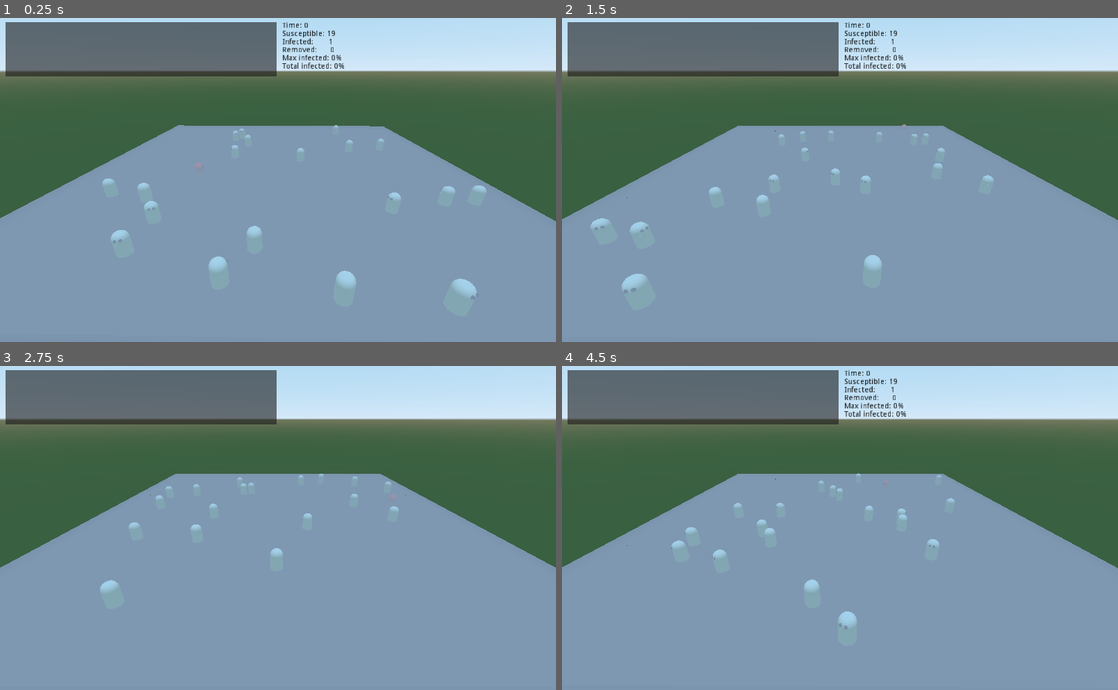
Above: before the commit, frames 1-4 (two rows, left to right).
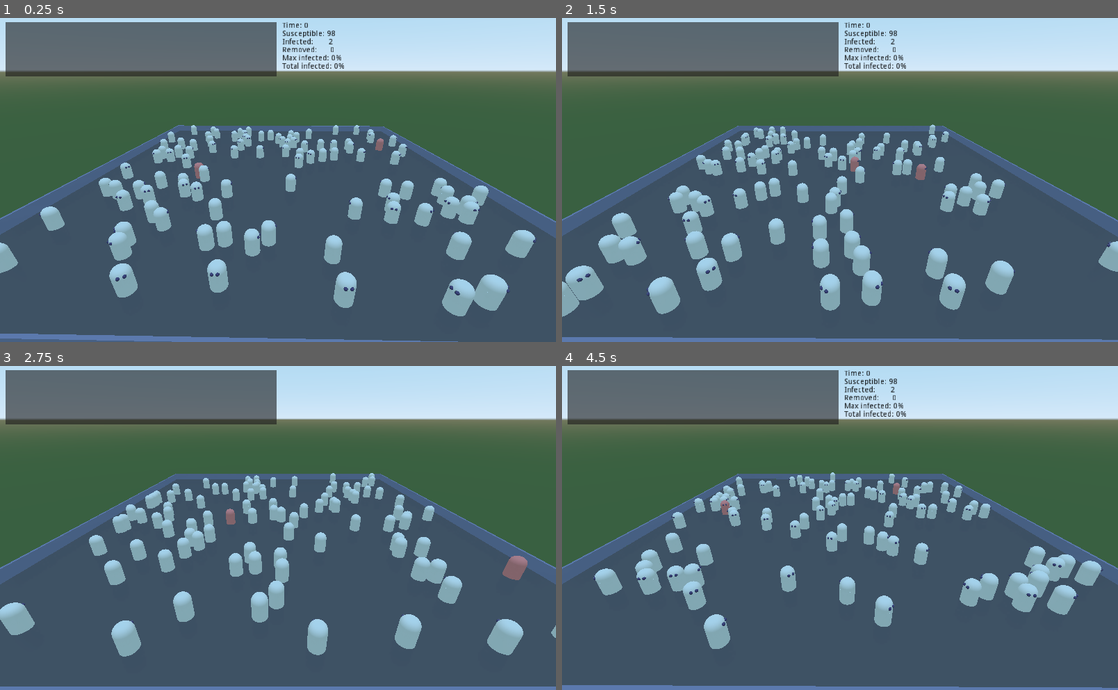
Above: after the commit, the same moments.

Repository: JontePonte/Hattifnatter
Game: Godot game, scene res://Main.tscn
Two runs of this game, one before a commit and one after it. Both use one fixed random seed, a clock stepped at 60 frames per second and the inputs below.
Inputs:
- Up to frame 1 (0.25 s): no input
- Up to frame 2 (1.5 s): tap Enter at 0.5, 1.35 s; hold Enter 0.53-1.28 s
- Up to frame 3 (2.75 s): hold Enter from 2.03 s (still down)
- Up to frame 4 (4.5 s): release Enter at 2.78 s; tap Enter at 2.85, 4.35 s; hold Enter 3.53-4.28 s

The runs differ from the first frame. In frame 1, 50% of the frame differs, in the area x 0-100%, y 3-100%; in frame 2, 51%; in frame 3, 52%; in frame 4, 52%.

Commit message:
Added hatt max speed and social distance

Diff:
--- a/GlobalVars.gd
+++ b/GlobalVars.gd
@@ -1,18 +1,21 @@
 extends Node
 
 # Total number of hattifnatts and how many of the start as infected
-var hatt_total = 20
-var hatt_inf_start = 1
+var hatt_total = 100
+var hatt_inf_start = 2
 
 # Variables for hattifnatt movement
 var hatt_prob_acc_change_percent = 50
 var hatt_speed = 2
+var hatt_speed_max = 3
 
 # Variabls for infection
 var inf_prob_spread = 10
 var inf_prob_removed = 2
 
 var inf_spread_size = 15
+
+var social_distance_strength = 3
 
 # World variabels
 var floor_size_x = 80
--- a/Hattifnatt.gd
+++ b/Hattifnatt.gd
@@ -5,6 +5,7 @@
 var movement = Vector3()
 var velocity = Vector3(0, 0, 0)
 var acceleration = Vector3(0, 0, 0)
+var velocity_max = GlobalVars.hatt_speed_max
 
 var forward_pos = Vector3()
 
@@ -39,6 +40,7 @@
 		acceleration.x = (0.5 - randf())
 		acceleration.z = (0.5 - randf())
 
+	social_distance(get_bodies_inside_sozial_area())
 
 	if is_on_wall():
 		if test_move(transform, Vector3(delta,0,0)):
@@ -57,6 +59,9 @@
 	# Calculate new velocity for the hattifnatt
 	velocity.x += acceleration.x * speed * delta
 	velocity.z += acceleration.z * speed * delta
+	if pow((velocity.x + velocity.z),2) > pow(velocity_max,2):
+		velocity.x *= 0.9
+		velocity.z *= 0.9
 
 	# Move command for the hattifnatt
 	movement = move_and_slide(velocity, Vector3(0, 1, 0))
@@ -74,17 +79,23 @@
 		become_removed()
 
 
-func _on_entered_social_zone(body):
-	if GlobalVars.time > 1 and body is KinematicBody:
-		var x_diff = translation.x - body.translation.x
-		var z_diff = translation.z - body.translation.z
-		var tot_diff = sqrt(pow(2,x_diff) + pow(2,z_diff))
-
-		acceleration.x = x_diff / tot_diff
-		acceleration.y = z_diff / tot_diff
+func get_bodies_inside_sozial_area():
+	var bodies = $SocialArea.get_overlapping_bodies()
+	var output = []
+	for body in bodies:
+		if body is KinematicBody and not body == self:
+			output.append(body)
+	return output
 
 
-
+func social_distance(bodies):
+	if bodies:
+		acceleration.x = 0
+		acceleration.z = 0
+		for body in bodies:
+			var direction = (body.get_translation() - get_translation()).normalized()
+			acceleration.x -= direction.x * GlobalVars.social_distance_strength
+			acceleration.z -= direction.z * GlobalVars.social_distance_strength
 
 
 func spread_infection():
--- a/Hattifnatt.tscn
+++ b/Hattifnatt.tscn
@@ -31,12 +31,12 @@
 material/0 = null
 
 [node name="BodyHigh" type="MeshInstance" parent="."]
-transform = Transform( 1, 0, 0, 0, -4.37114e-008, -1, 0, 1, -4.37114e-008, 0, 1.9, 0 )
+transform = Transform( 1, 0, 0, 0, -4.37114e-08, -1, 0, 1, -4.37114e-08, 0, 1.9, 0 )
 mesh = SubResource( 2 )
 material/0 = null
 
 [node name="CollisionShape" type="CollisionShape" parent="."]
-transform = Transform( 1, 0, 0, 0, -4.94157e-008, -1.1305, 0, 1, -4.37114e-008, 0, 1.7, 0 )
+transform = Transform( 1, 0, 0, 0, -4.94157e-08, -1.1305, 0, 1, -4.37114e-08, 0, 1.7, 0 )
 shape = SubResource( 3 )
 
 [node name="Eye_R" type="MeshInstance" parent="."]
@@ -49,9 +49,8 @@
 mesh = SubResource( 5 )
 material/0 = null
 
-[node name="AreaSocDist" type="Area" parent="."]
+[node name="SocialArea" type="Area" parent="."]
 transform = Transform( 6, 0, 0, 0, 6, 0, 0, 0, 6, 0, 0, 0 )
 
-[node name="CollisionShape" type="CollisionShape" parent="AreaSocDist"]
+[node name="CollisionShape" type="CollisionShape" parent="SocialArea"]
 shape = SubResource( 6 )
-[connection signal="body_entered" from="AreaSocDist" to="." method="_on_entered_social_zone"]
--- a/Main.tscn
+++ b/Main.tscn
@@ -14,7 +14,6 @@
 [sub_resource type="Environment" id=2]
 background_mode = 2
 background_sky = SubResource( 1 )
-fog_enabled = true
 fog_sun_amount = 0.2
 fog_height_enabled = true
 ss_reflections_enabled = true
@@ -23,7 +22,6 @@
 script = ExtResource( 1 )
 
 [node name="Enviroment" type="Spatial" parent="."]
-editor/display_folded = true
 
 [node name="Floor" parent="Enviroment" instance=ExtResource( 2 )]
 
@@ -34,10 +32,10 @@
 transform = Transform( 1, 0, 0, 0, 1, 0, 0, 0, 1, 0, 0, -40.2 )
 
 [node name="Wall3" parent="Enviroment" instance=ExtResource( 3 )]
-transform = Transform( -4.37114e-008, 0, 1, 0, 1, 0, -1, 0, -4.37114e-008, -40.2, 0, 4.76837e-007 )
+transform = Transform( -4.37114e-08, 0, 1, 0, 1, 0, -1, 0, -4.37114e-08, -40.2, 0, 4.76837e-07 )
 
 [node name="Wall4" parent="Enviroment" instance=ExtResource( 3 )]
-transform = Transform( -4.37114e-008, 0, 1, 0, 1, 0, -1, 0, -4.37114e-008, 40.2, 0, 4.76837e-007 )
+transform = Transform( -4.37114e-08, 0, 1, 0, 1, 0, -1, 0, -4.37114e-08, 40.2, 0, 4.76837e-07 )
 
 [node name="WorldEnvironment" type="WorldEnvironment" parent="."]
 environment = SubResource( 2 )
--- a/Wall.tscn
+++ b/Wall.tscn
@@ -1,7 +1,7 @@
 [gd_scene load_steps=4 format=2]
 
 [sub_resource type="SpatialMaterial" id=1]
-albedo_color = Color( 0.517647, 0.521569, 0.560784, 1 )
+albedo_color = Color( 0.560784, 0.576471, 0.733333, 1 )
 
 [sub_resource type="CubeMesh" id=2]
 material = SubResource( 1 )
@@ -12,7 +12,6 @@
 [node name="Wall" type="Spatial"]
 
 [node name="MeshInstance" type="MeshInstance" parent="."]
-editor/display_folded = true
 transform = Transform( 40.4, 0, 0, 0, 1, 0, 0, 0, 0.2, 0, 1, 0 )
 mesh = SubResource( 2 )
 material/0 = null
